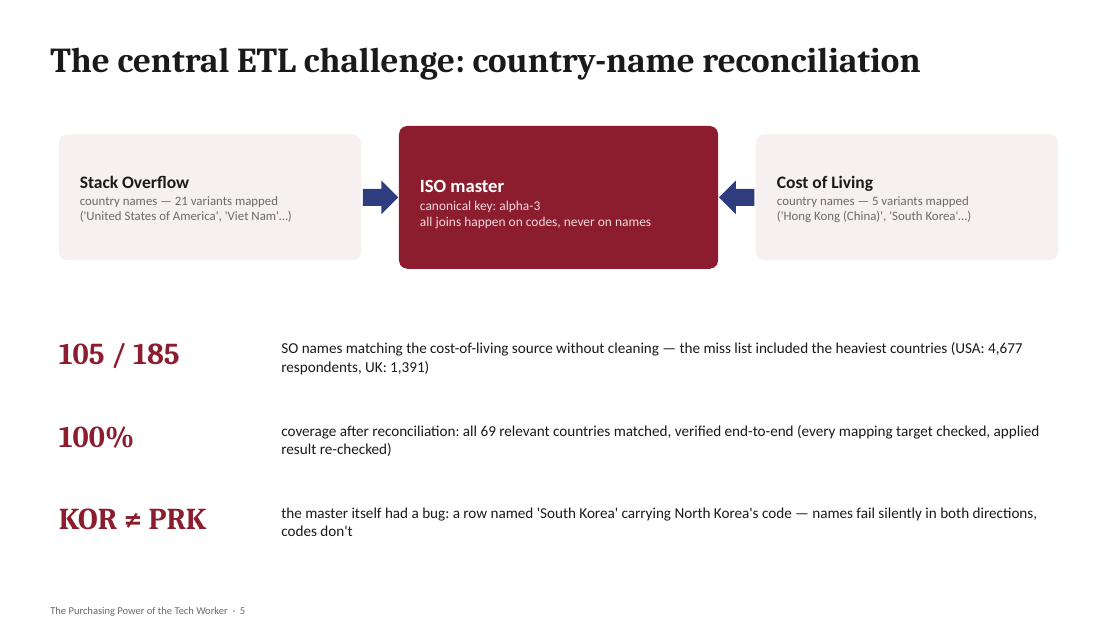
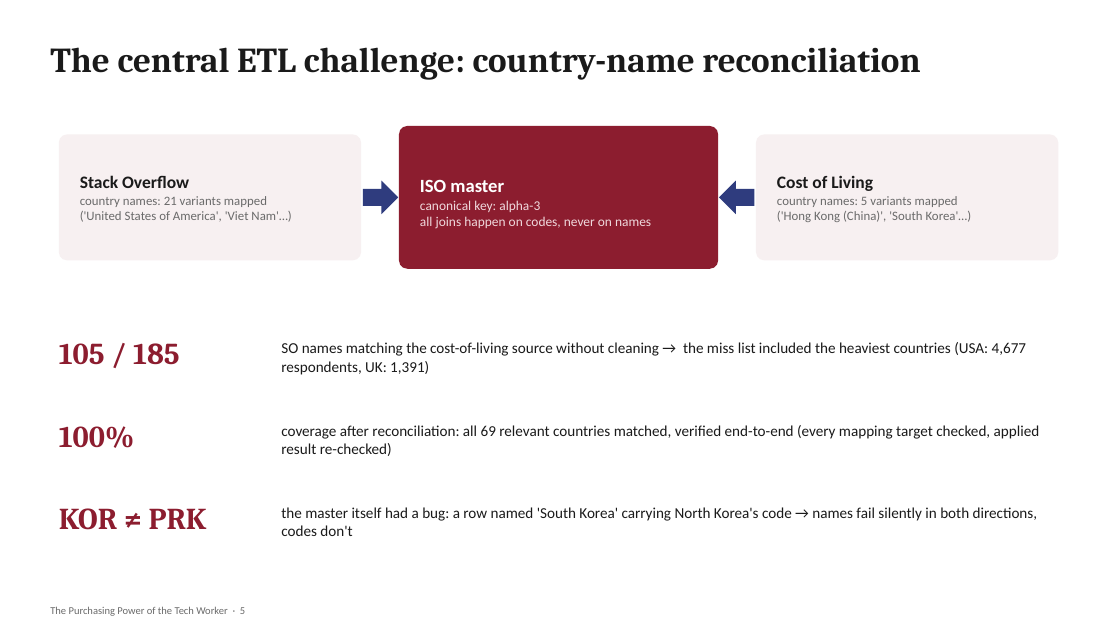
Before and after one commit to emasmisi/tech-worker-purchasing-power-dw, a slide deck: slide 5 of presentation/TechWorker_DW_Presentation.pptx. Drawn at 1120x630 pixels with LibreOffice and Linux fonts; fonts in the diff are those of the drawing. Boxes give left, top, right and bottom in pixels: in the first picture for what was removed or moved away, otherwise in the second. Text is boxed around its words. In the diff, an @@ line names an element or a change of style, - is before the commit and + after.

```diff
--- a/presentation/TechWorker_DW_Presentation.pptx
+++ b/presentation/TechWorker_DW_Presentation.pptx
@@ text at bbox=[80, 196, 267, 207]: text changed @@
-country names — 21 variants mapped
+country names: 21 variants mapped
@@ text at bbox=[777, 196, 958, 207]: text changed @@
-country names — 5 variants mapped
+country names: 5 variants mapped
@@ text at bbox=[281, 342, 1026, 375]: text changed @@
-SO names matching the cost-of-living source without cleaning — the miss list included the heaviest countries (USA: 4,677 respondents, UK: 1,391)
+SO names matching the cost-of-living source without cleaning → the miss list included the heaviest countries (USA: 4,677 respondents, UK: 1,391)
@@ text at bbox=[281, 507, 1037, 536]: text changed @@
-the master itself had a bug: a row named 'South Korea' carrying North Korea's code — names fail silently in both directions, codes don't
+the master itself had a bug: a row named 'South Korea' carrying North Korea's code → names fail silently in both directions, codes don't
```
Also in this commit, not shown: 15 other slides changed, 4 other files.
